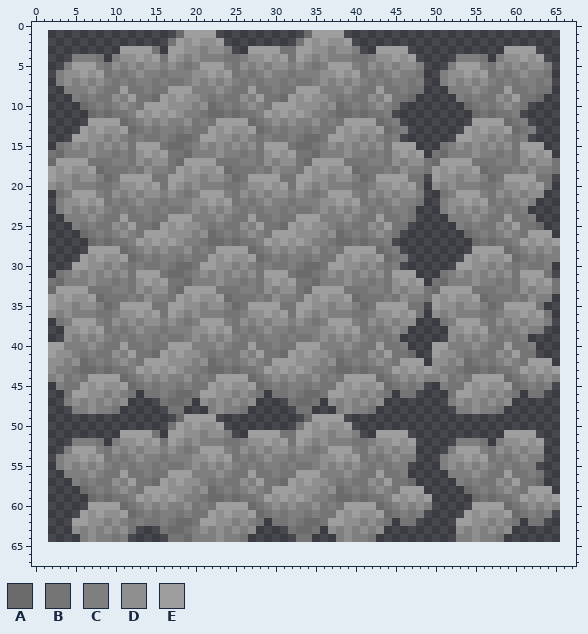
Sprite sheet: public/assets/biomes/rocks_tiles.png. The picture above was drawn from the file before the commit.
The file is 64x64 pixels. The old version is drawn lined up with the new one, on the new canvas.
Palette (. is transparent): A #6b6b6b  B #757575  C #7f7f7f  D #8f8f8f  E #9e9e9e
Pixels before (only the part around the change), first column x 0:
 0 ....................................................................
 1 ..................AEEEE...........AEEEE.............................
 2 .................BEDEDDE.........BEDEDDE............................
 3 ...........EEEEB.EEDDCDDC..EEEEBBEEDDCDDC..EEEE............EEEE.....
 4 .....CCCB.CDDEDEBEDCDCCCBBCDDEDEBEDCDCCCBBCDDEDE.....CCCB.CDDEDE....
 5 ....CEEECBDCDCDDCDCBCEEECBDCDCDDCDCBCEEECBDCDCDDC...CEEECBDCDCDDC...
 6 ...CDDEDEBCBCDCCBCCCDDEDEBCBCDCCBCCCDDEDEBCBCDCCB..CDDEDEBCBCDCCB...
 7 ...CDCDCDCBCBCCBCBBCDCDCDCBCBCCBCBBCDCDCDCBCBCCBC..CDCDCDCBCBCCBC...
 8 ....CCCDCBBEBBCBBEEECCCDCBBEBBCBBEEECCCDCBBEBBCBB...CCCDCBBEBBCBB...
 9 .....CBCBBDCEBBAEDEDDCBCBBDCEBBAEDEDDCBCBBDCEBBA.....CBCBBDCEBBA....
10 ......ABCBCDCBEEEDDDCDABCBCDCBEEEDDDCDABCBCDCB........ABCBCDCB......
11 .......ABABBCEDEDEDCCBAABABBCEDEDEDCCBAABABBC..........ABABBC.......
12 .......EEEEABCDCDCCDBCBEEEEABCDCDCCDBCBEEEEABC.........EEEEABC......
13 ......EDEDDEABCBCCBCBBEDEDDEABCBCCBCBBEDEDDEABC.......EDEDDEABC.....
14 .....EEDDCDCBCBBCBAABEEDDCDCBCBBCBAABEEDDCDCBC.......EEDDCDCBC......
15 ...BCDCDCDCDBEEEBAABCDCDCDCDBEEEBAABCDCDCDCDBEEE...BCDCDCDCDBEEE....
16 ..BACCCDCCBCBDEDEBBACCCDCCBCBDEDEBBACCCDCCBCBDEDE.BACCCDCCBCBDEDE...
17 ..AEEEEBBBCCBDCDDBAEEEEBBBCCBDCDDBAEEEEBBBCCBDCDDBAEEEEBBBCCBDCDDB..
18 ..EDEDDEABBBCBDCCBEDEDDEABBBCBDCCBEDEDDEABBBCBDCCBEDEDDEABBBCBDCCB..
19 ..EDDCDDCABEEEEBBEEDDCDDCABEEEEBBEEDDCDDCABEEEEBB.EDDCDDCABEEEEBB...
20 ..DCDCCCBBCDDEDEBEDCDCCCBBCDDEDEBEDCDCCCBBCDDEDEB.DCDCCCBBCDDEDEB...
21 ...BCEEECBDCDCDDCDCBCEEECBDCDCDDCDCBCEEECBDCDCDDC..BCEEECBDCDCDD....
22 ...CDDEDEBCBCDCCBCCCDDEDEBCBCDCCBCCCDDEDEBCBCDCCB..CDDEDEBCBCDC.....
23 ...CDCDCDCBCBCCBCBBCDCDCDCBCBCCBCBBCDCDCDCBCBCCB...CDCDCDCBCBC......
24 ....CCCDCBBEBBCBBEEECCCDCBBEBBCBBEEECCCDCBBEBBCB....CCCDCBBEBBC.....
25 .....CBCBBDCEBBAEDEDDCBCBBDCEBBAEDEDDCBCBBDCEBB......CBCBBDCEBBA....
26 ......ABCBCDCBEEEDDDCDABCBCDCBEEEDDDCDABCBCDCB........ABCBCDCBEEE...
27 .......ABABBCEDEDEDCCBAABABBCEDEDEDCCBAABABBC..........ABABBCEDEDE..
28 .......EEEEABCDCDCCDBCBEEEEABCDCDCCDBCBEEEEABC.........EEEEABCDCDC..
29 ......EDEDDEABCBCCBCBBEDEDDEABCBCCBCBBEDEDDEABC.......EDEDDEABCBCC..
30 .....EEDDCDCBCBBCBAABEEDDCDCBCBBCBAABEEDDCDCBC.......EEDDCDCBCBBC...
31 ...BCDCDCDCDBEEEBAABCDCDCDCDBEEEBAABCDCDCDCDBEEE...BCDCDCDCDBEEEB...
32 ..BACCCDCCBCBDEDEBBACCCDCCBCBDEDEBBACCCDCCBCBDEDE.BACCCDCCBCBDEDEB..
33 ..AEEEEBBBCCBDCDDBAEEEEBBBCCBDCDDBAEEEEBBBCCBDCDDBAEEEEBBBCCBDCDDB..
34 ..EDEDDEABBBCBDCCBEDEDDEABBBCBDCCBEDEDDEABBBCBDCCBEDEDDEABBBCBDCC...
35 ..EDDCDDCABEEEEBBEEDDCDDCABEEEEBBEEDDCDDCABEEEEBB.EDDCDDCABEEEEB....
36 ..DCDCCCBBCDDEDEBEDCDCCCBBCDDEDEBEDCDCCCBBCDDEDEB.DCDCCCBBCDDEDEB...
37 ...BCEEECBDCDCDDCDCBCEEECBDCDCDDCDCBCEEECBDCDCDD...BCEEECBDCDCDDC...
38 ....DDEDEBCBCDCCBCCCDDEDEBCBCDCCBCCCDDEDEBCBCDC.....DDEDEBCBCDCC....
39 ....DCDCDCBCBCCBCBBCDCDCDCBCBCCBCBBCDCDCDCBCBC......DCDCDCBCBC......
40 ..EECCCDCBBEBBCBBEEECCCDCBBEBBCBBEEECCCDCBBEBBC...EECCCDCBBEBBC.....
41 ..EDDCBCBBDCEBBAEDEDDCBCBBDCEBBAEDEDDCBCBBDCEBBA..EDDCBCBBDCEBB.....
42 ..DDCDABCBCDCBEEEDDDCDABCBCDCBEEEDDDCDABCBCDCBEEE.DDCDABCBCDCBEEE...
43 ..DCCBAABABBCEDEDEDCCBAABABBCEDEDEDCCBAABABBCEDEDEDCCBAABABBCEDEDE..
44 ..CDBCBEEEEABCDCDCCDBCBEEEEABCDCDCCDBCBEEEEABCDCDCCDBCBEEEEABCDCDC..
45 ...CBBEDEDDEABCBCCBCBBEDEDDEABCBCCBCBBEDEDDEABCBC..CBBEDEDDEABCBC...
46 ....BEEDDCDCB.BBCBAABEEDDCDCB.BBCBAABEEDDCDCB.BB....BEEDDCDCB.BB....
47 ....CDCDCDCD....BAAB.DCDCDCD....BAAB.DCDCDCD........CDCDCDCD........
48 .....CCDCCB......BB...CDCCB......BB...CDCCB..........CCDCCB.........
49 ..................AEEEE...........AEEEE.............................
50 .................BEDEDDE.........BEDEDDE............................
51 ...........EEEEB.EEDDCDDC..EEEEBBEEDDCDDC..EEEE............EEEE.....
52 .....CCCB.CDDEDEBEDCDCCCBBCDDEDEBEDCDCCCBBCDDEDE.....CCCB.CDDEDE....
53 ....CEEECBDCDCDDCDCBCEEECBDCDCDDCDCBCEEECBDCDCDD....CEEECBDCDCDD....
54 ...CDDEDEBCBCDCCBCCCDDEDEBCBCDCCBCCCDDEDEBCBCDCC...CDDEDEBCBCDCC....
55 ...CDCDCDCBCBCCBCBBCDCDCDCBCBCCBCBBCDCDCDCBCBCC....CDCDCDCBCBCC.....
56 ....CCCDCBBEBBCBBEEECCCDCBBEBBCBBEEECCCDCBBEBBC.....CCCDCBBEBBCB....
57 .....CBCBBDCEBBAEDEDDCBCBBDCEBBAEDEDDCBCBBDCEBBA.....CBCBBDCEBBA....
58 ......ABCBCDCBEEEDDDCDABCBCDCBEEEDDDCDABCBCDCBEEE.....ABCBCDCBEEE...
59 .......ABABBCEDEDEDCCBAABABBCEDEDEDCCBAABABBCEDEDE.....ABABBCEDEDE..
60 .......EEEEABCDCDCCDBCBEEEEABCDCDCCDBCBEEEEABCDCDC.....EEEEABCDCDC..
61 ......EDEDDEABCBCCBCBBEDEDDEABCBCCBCBBEDEDDEABCBC.....EDEDDEABCBC...
62 .....EEDDCDCBCBBCBAABEEDDCDCB.BBCBAABEEDDCDCB.BB.....EEDDCDCB.BB....
63 .....DCDCDCDB...BAABCDCDCDCD....BAAB.DCDCDCD.........DCDCDCD........
64 ......CDCCBC.....BBACCCDCCB......BB...CDCCB..........CCDCCB.........
65 ....................................................................
66 ....................................................................
67 ....................................................................
Now the later version:
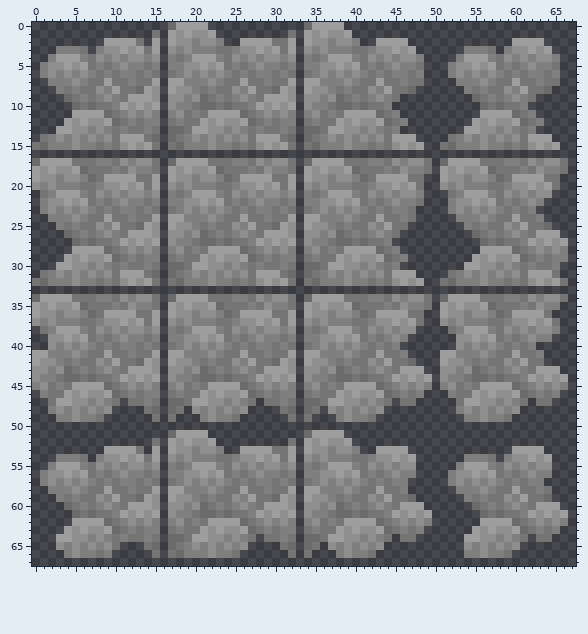
Difference:
canvas 64x64 -> 68x68, the old top-left corner now at 2,1
Changed rows in their new state; - is an unchanged pixel.
first column x 0:
 0 -----------------AEEEE------------AEEEE----------------------------
 1 ---------------B-ED-DD----------B-ED-DDE---------------------------
 2 ---------EEEEB-E-ED-C--C--EEEEBBE.--DC-DC--EEEE-------------EEEE---
 3 ---CCCB-CDD-D-BE-DC-C-CBBCDD-D--E.DC--CCBBCDD-DE------CCCB-CDD-DE--
 4 --CEEE-BDCDC-DCD.CB-EEE--D--CD-CD.CBCEEEC-DC-C-DC-----EEECB-CDCDDC-
 5 -CDDED-B--CDC-BC.C-DD-D-BCB---CB-.-CDD-DE-CBCDCCB----DD-DEB-B--C-B-
 6 -CD--CDCBCBC-B-B.B-DC-C-C----CB--.B--CDCDCBCBC-BC--.C-C-CD---B---C-
 7 --C-CDCBBE-BCBBE.EE-C---BBEB--B-E.EEC-CDCB-E-B--B--..-C----BEBBCBB-
 8 ---CB-BBDCEB-AED.-DD-B-BBDC---AED.-DD-BCB-DCE-BA.---..-B---DCEB-A--
 9 ----ABCBCDCB-EED.-DC-A---C--BEEED.D-CDABC-CDC-..-----..A-CB-DC-.---
10 -----ABAB--EDED-.-CCBA--A-BCED-D-.-C-B-ABABB-.--------..A-ABBC-----
11 -----EEEE--CDC-C.C-B--EEEEA--DCDC.CDBCBEEEEABC---------.EEEEABC----
12 ----EDEDD-ABCBC-.B-B-ED-DD----B-C.BC-BED-DDEABC---------D-DDEABC---
13 ---EEDDCDCBCB---.AABEED-C-CBC-BCB.AA-E--DC-CBC.--------ED-CDC------
14 -BCDCDC-CDBEEE-A.ABCDCDC---BEEE-A.-BCDC-CDCD-EEE----BCDC----DBEEE--
15 BACC---CBCB-ED-B.B-C-CDC-B-BD-D--.BA-C---CBC-D-DE---AC-CDC-BCBD-DE-
16 --...............................................-...............--
17 AEE--BB-CCBDC-DB.AE---B--C-BDCD-B.----------------.A---E--B-CBDC-DB
18 ED--DEABB-C-DCCB.EDED-EAB--CBDC-B.----------------.EDE-DEA--BCBD-CB
19 EDDC-DCABEE--BBE.-D-CD-CABE---B-E.----------------.E-DC-DCAB---E-B-
20 DC--C-BBCDDE--B-.DCDC--B-CD-EDEBE.----------------.DCD--C-BC-DEDEB-
21 -BCEE-CBDC---DC-.CBCE--CBDCDCD-CD.-----------------.BC--ECBDCDC-D--
22 -CDDE--BC--D-CB-.--D-EDEBCBCDC-BC.-----------------.C-DEDEBCBCDC---
23 -CD-----B---CB--.-CDCDCDCBCBC-BCB.-----------------.CDCDCDCBCBC----
24 --CC-D-BBE-BC-BE.--C--DCB-EB-CB-E.------------------.--CDC-BE-BC---
25 ---CB--BDCEBBAED.ED-CBCB-DCEB-AED.-------------------.CBC-BDCE-BA--
26 ----ABC--D-BEE-D.--CDABCBCDCBE--D.--------------------.ABCBCDCB--E-
27 -----AB--BCED---.DC-BA-BAB-CEDEDE.---------------------.ABA-BCEDEDE
28 -----EE--ABCD---.-DBCBE---ABCDCDC.---------------------.---EABCDCDC
29 ----ED--DEABC--C.BCB-EDED-EABCBC-.--------------------.EDE-DEABCB-C
30 ---EEDDC--B--BC-.A-BE-D-CDCBCB-CB.-------------------.-E-DCDCBC-BC-
31 -BCD------BEE-BA.-BCDCDCDCDBE--BA.-----------------.BCDCDCDCDB--EB-
32 BACC-D-CB--DE--B.-AC--DC-BCBDEDEB.----------------.BA--CD-CBCBDEDEB
33 --................................................................-
34 AE-E-BBBCC-D-D-B.A-E-EBBBCC-DC-DB.AE-EEBB-CCBDCDD-.A-EE-B--C----DDB
35 ED---EABBBCBDCC-.-DE-DEABB-CBDCC-.--ED-EAB-BCBDCCB.E-E--E--BBCBDCC-
36 ED---D-A-EEEEBB-.--DCDD-A-EEE-BBE.ED--DDCABEE-EB--.E-D-DDCABE-E----
37 DCDC-CBB-D-E-EBE.--D-CCBBC-DEDEBE.DCDCCCB-CD-E-EB--D-DCC--B--DE-EB-
38 -BCEEECBDCDCD--D.-B-EE-CBD-D--D-D.-BCE-EC-DCDCDD----BC-E-CBD---DDC-
39 --DDEDEBCBCDC-BC.CCD-E-EB---D----.C--DEDEBCBCDC-----.D-E-E----DCC--
40 --DCD-DCBC-CC---.BCD-D----CBCCBC-.BCD-DCDC-C-C.---...D---DCBC------
41 EECCCDCB-EBBC--E.E-CC-D---EBBC-B-.-EC-CDC-BEB-C.--.EE-C-DCBB---C---
42 ED-CBCB-DCEBBA-D.E---BC-BD-EB-A-D.E-DCBCB-DCE-BA.-.ED-C---B--EBB.--
43 DDCDA-CBCDC-E-ED.D--DABC-CDCB-E--.-D-D-BCBCD-BE-E..DDCD--C-CDCB-E--
44 DC-BAA-ABBCEDE-E.D-C-AABABBCEDEDE.DCCBAABABBCE-E-E.-C--AABAB--EDEDE
45 CDB--E-E-ABCDCDC.-DBC--E-EABCD-D-.CD-CBE-EEABCDCDC--D-CB-EE----D-DC
46 -CBBED---EABCBCC.-CB--DE-DEA-C-C-.BC-B--ED-EABC-C---CBBE-E-DEA-CBC-
47 --BEE-DCDCB.BBCB.---EED----B-BBC-.-ABEE-DCDCB-BB----.BEED---CB-BB--
48 --CDCD---D.---BA-A--DCDCD-D----BA.AB-D---DCD----------DCD-DCD------
49 ---CCDCCB------B-B...CDCCB------B-B...CDCCB-----------CCDCCB-------
50 -----------------.......---------.......---------------------------
51 -----------.....-A-EEE...--.......AEEEE..--....------------....----
52 -----....-.....B.--E-DE.........-.EDEDDE........-----....-......---
53 ----.....EEEEB.E.EDD-DDC..EEEEBBE.EDDCDD-..EEEE.----........EEEE---
54 ----CCB.CDDEDEBE.D-DCCCBBCDDE-EBE.D--CCCB--DDEDE---...CCC-.CD-EDE--
55 --CEEECB--D-DD-D.C--EEE-BDCDCDDCD.CBCEEECBD-D-DD---..-EEE--DCD-DD--
56 -CDDEDEB--CDCCBC.CCDDEDEBC-CDC--C.CCDDE-E-CBCD-C-----DDEDE-C-CDCC--
57 -CDCD-D--CB-C-CB.BC-CDCDC-CBCC-CB.BC--D-DCB-BCC.----CDCDCDCBC-CC---
58 --CCCDC-BEBB--B-.EEC-CDCB-EBBCBB-.EE-CCD--BEB-C..----CCCDCBBE-BCB--
59 ---CBCBBDCE-BAED.--D--CB-DCEBBA--.EDDCBC-BDCEBBA..----CBCB-D--BBA.-
60 ----ABCBCDCBEEED.DDCDA-CBCDC-EEE-.D-CDABCBCDCBEEE.-----ABCBCD-BEEE-
61 -----ABABBC-DEDE.DC--AABABBCEDEDE.D-C-AABABBCEDEDE----..ABABBCEDEDE
62 -------EEAB-D-DC.CDBCB-EEEABCDCD-.CD-CBEEEEA-CDCDC---...EEEEABCDCDC
63 ----E-E-DEABCBCC.BC-BEDED-EABCBCC.BCBBE-E-DEABCBC----..EDED-EABCBC-
64 ---EEDDCD---BBCB-AABEED--DCB-BBCB.AABEE-D-DCB-BB-----.EEDDCDCB-BB--
65 ---DCDCDCDB---BA-ABCDCDCDCD----BA-AB-DCDCDCD----------DCDCDCD------
66 ----CDCCBC-----B-BACCCDCCB------B-B---CDCCB-----------CCDCCB-------
Changed places in both pictures, as pixel boxes (x1, y1, x2, y2):
changed: (32, 22, 568, 558)
